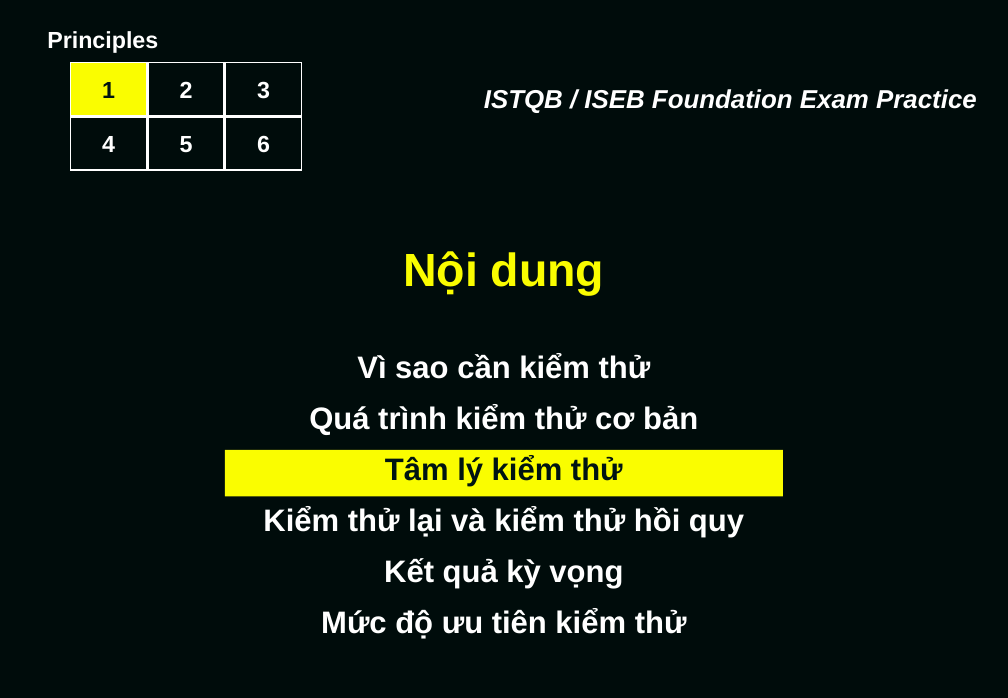
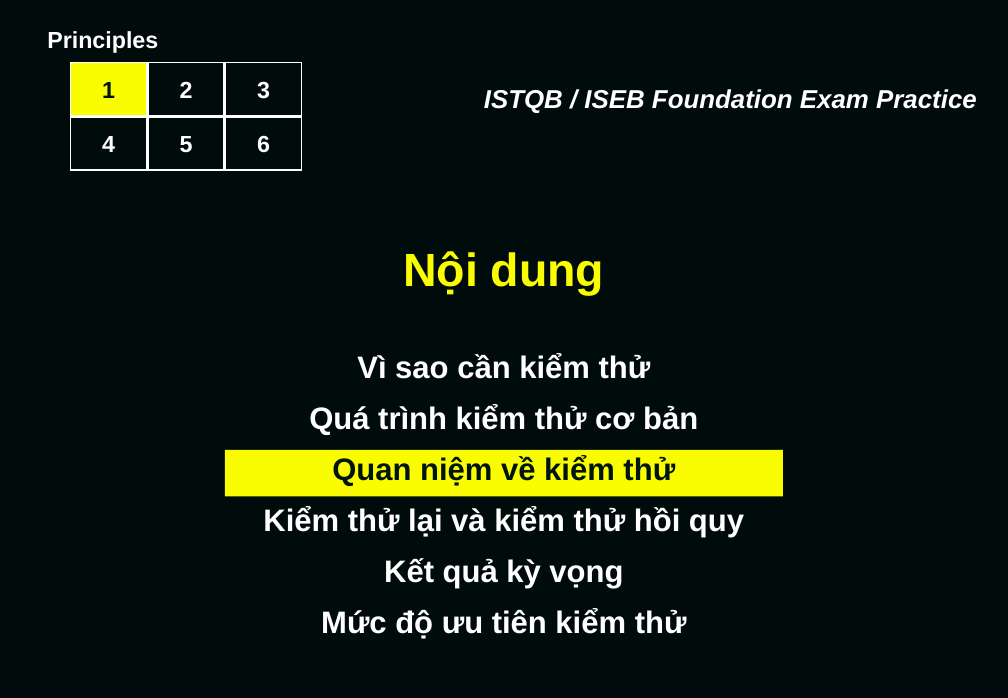
Before and after one commit to TesterRepo/kiemthu_Group1, a slide deck: slide 40 of ISTQBCH1-nhóm 1.ppt. Drawn at 1008x698 pixels with LibreOffice and Linux fonts; fonts in the diff are those of the drawing. Boxes give left, top, right and bottom in pixels: in the first picture for what was removed or moved away, otherwise in the second. Text is boxed around its words. In the diff, an @@ line names an element or a change of style, - is before the commit and + after.

```diff
--- a/ISTQBCH1-nhóm 1.ppt
+++ b/ISTQBCH1-nhóm 1.ppt
@@ subtitle at [332,455,675,486]: text changed @@
-Tâm lý kiểm thử
+Quan niệm về kiểm thử
```
Also in this commit, not shown: 24 other slides changed.
